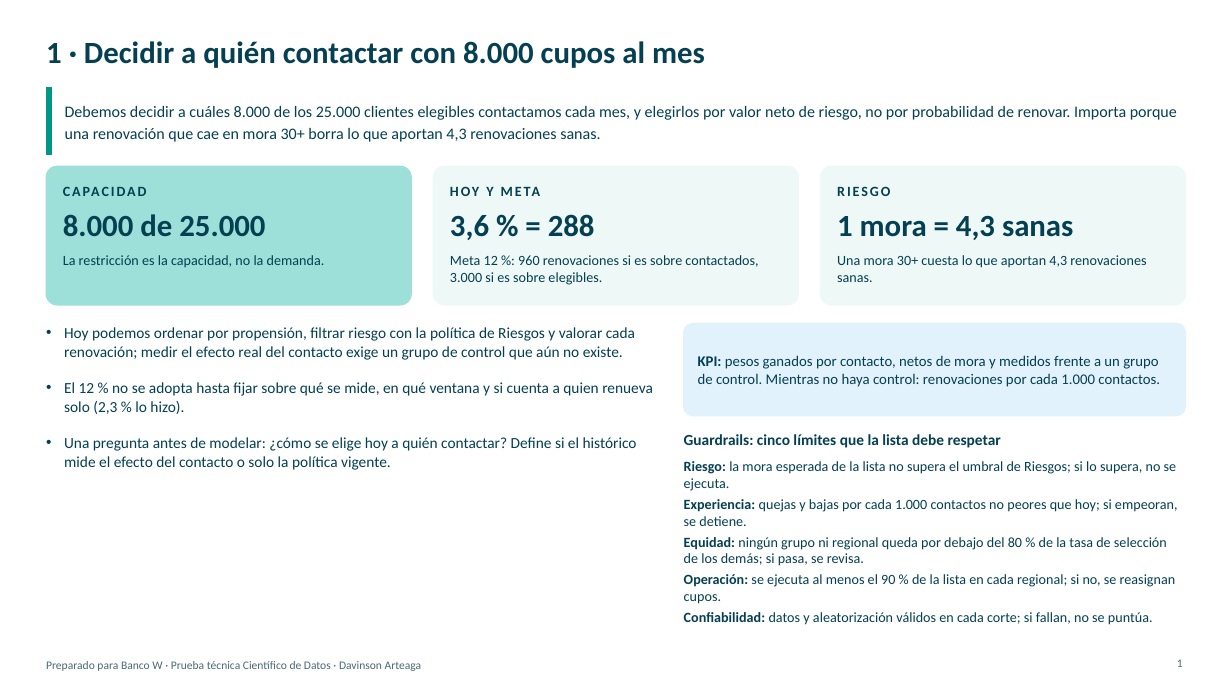
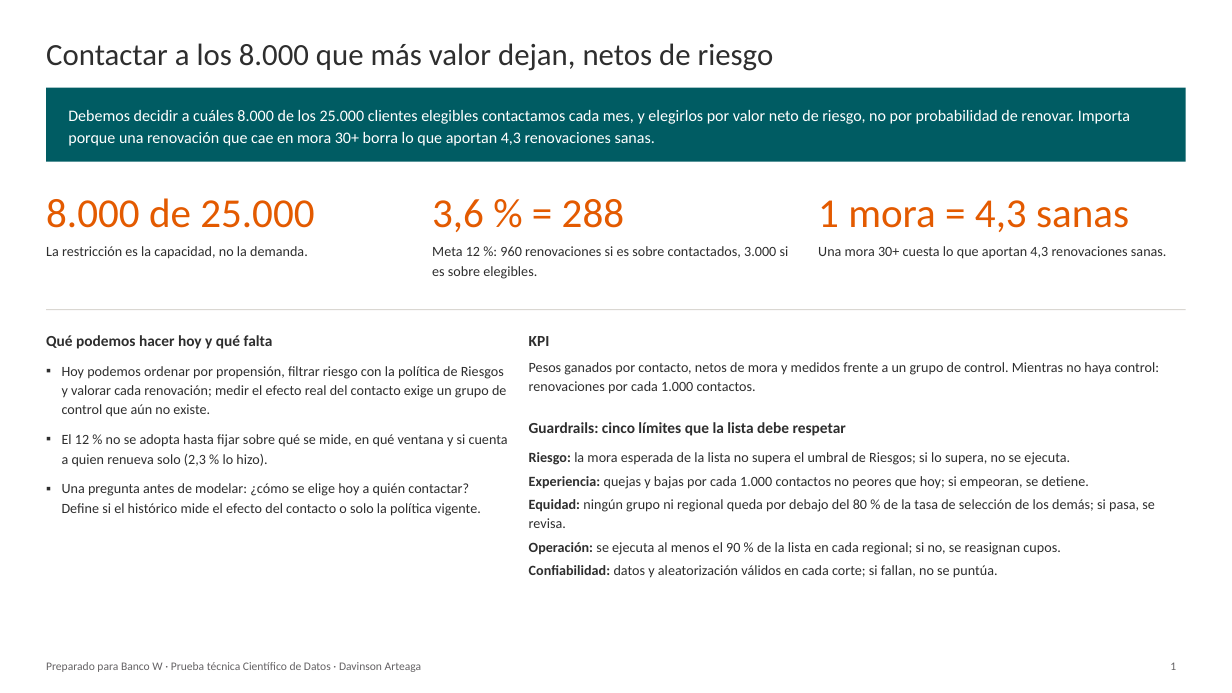
Before and after one commit to DavinsonA/bancow, a slide deck: slide 1 of entregables/BancoW_Priorizacion_Renovaciones_DavinsonArteaga.pptx. Drawn at 1232x693 pixels with LibreOffice and Linux fonts; fonts in the diff are those of the drawing. Boxes give left, top, right and bottom in pixels: in the first picture for what was removed or moved away, otherwise in the second. Text is boxed around its words. In the diff, an @@ line names an element or a change of style, - is before the commit and + after.

```diff
--- a/entregables/BancoW_Priorizacion_Renovaciones_DavinsonArteaga.pptx
+++ b/entregables/BancoW_Priorizacion_Renovaciones_DavinsonArteaga.pptx
@@ title at <box>46,43,774,71</box>: text changed; text colour #043F52 to #2E2E2E; bold off @@
-1 · Decidir a quién contactar con 8.000 cupos al mes
+Contactar a los 8.000 que más valor dejan, netos de riesgo
@@ rectangle removed at <box>46,88,52,154</box> @@
@@ rectangle added at <box>46,88,1186,162</box>, fill #005C63 @@
@@ text "Debemos decidir a cuáles 8.000 ..." at <box>68,110,1130,146</box>: text colour #043F52 to #FFFFFF; line spacing 1.1 to 1.15 @@
@@ rounded rectangle removed at <box>46,166,411,305</box> @@
@@ text removed at <box>63,177,395,205</box> @@
-CAPACIDAD
@@ rounded rectangle removed at <box>433,166,799,305</box> @@
@@ rounded rectangle removed at <box>821,166,1186,305</box> @@
@@ size 24 to 32 pt, text colour #043F52 to #E35A00, bold off; vertical alignment middle to bottom in 3 elements at <box>432,199,624,232</box>, <box>818,200,1129,232</box>, <box>46,198,314,228</box> @@
@@ text "8.000 de 25.000": place and size @@
-text "8.000 de 25.000" at <box>63,214,265,236</box>
+text "8.000 de 25.000" at <box>46,198,314,228</box>
@@ text "3,6 % = 288": place and size @@
-text "3,6 % = 288" at <box>450,214,595,240</box>
+text "3,6 % = 288" at <box>432,199,624,232</box>
@@ text removed at <box>472,187,479,196</box> @@
-HOY Y META
@@ text "1 mora = 4,3 sanas": place and size @@
-text "1 mora = 4,3 sanas" at <box>837,215,1073,240</box>
+text "1 mora = 4,3 sanas" at <box>818,200,1129,232</box>
@@ text removed at <box>837,186,890,196</box> @@
-RIESGO
@@ text colour #043F52 to #2E2E2E; line spacing 1 to 1.15 in 3 elements at <box>432,246,789,279</box>, <box>818,246,1167,259</box>, <box>46,246,308,259</box> @@
@@ text "La restricción es la capacidad, ...": place and size @@
-text "La restricción es la capacidad, ..." at <box>63,255,325,267</box>
+text "La restricción es la capacidad, ..." at <box>46,246,308,259</box>
@@ text "Meta 12 %: 960 renovaciones ...": place and size @@
-text "Meta 12 %: 960 renovaciones ..." at <box>450,255,758,285</box>
+text "Meta 12 %: 960 renovaciones ..." at <box>432,246,789,279</box>
@@ text "Una mora 30+ cuesta lo ...": place and size @@
-text "Una mora 30+ cuesta lo ..." at <box>837,255,1146,282</box>
+text "Una mora 30+ cuesta lo ..." at <box>818,246,1167,259</box>
@@ line added from (46, 310) to (1186, 310), #DAD7D2 0.75 pt @@
@@ rounded rectangle removed at <box>684,323,1186,416</box> @@
@@ text added at <box>46,335,273,349</box>, 12 pt, text #2E2E2E, bold @@
+Qué podemos hacer hoy y qué falta
@@ text "Pesos ganados por contacto, netos ..." at <box>529,362,1160,394</box>: vertical alignment middle to top @@
@@ text added at <box>529,336,550,346</box>, 12 pt, text #2E2E2E, bold @@
+KPI
@@ text "Hoy podemos ordenar por propensión, ...": place and size @@
-text "Hoy podemos ordenar por propensión, ..." at <box>64,327,653,470</box>
+text "Hoy podemos ordenar por propensión, ..." at <box>62,366,508,516</box>
@@ text "Hoy podemos ordenar por propensión, ..." at <box>62,366,508,516</box>: size 12 to 11 pt, text colour #043F52 to #2E2E2E; bullet • to ▪; line spacing 1 to 1.15; less space between paragraphs @@
@@ text at <box>529,362,1160,394</box>: text changed; size 11.5 to 11 pt; text colour #043F52 to #2E2E2E @@
-KPI: pesos ganados por contacto, netos de mora y medidos frente a un grupo de control. Mientras no haya control: renovaciones por cada 1.000 contactos.
+Pesos ganados por contacto, netos de mora y medidos frente a un grupo de control. Mientras no haya control: renovaciones por cada 1.000 contactos.
@@ text "Guardrails: cinco límites que la ...": place and size @@
-text "Guardrails: cinco límites que la ..." at <box>684,434,1001,448</box>
+text "Guardrails: cinco límites que la ..." at <box>529,422,846,436</box>
@@ text "Guardrails: cinco límites que la ..." at <box>529,422,846,436</box>: text colour #043F52 to #2E2E2E; line spacing 1 to 1.15; vertical alignment middle to top @@
@@ text "Riesgo: la mora esperada de ...": place and size @@
-text "Riesgo: la mora esperada de ..." at <box>684,461,1178,625</box>
+text "Riesgo: la mora esperada de ..." at <box>529,452,1155,578</box>
@@ text "Riesgo: la mora esperada de ..." at <box>529,452,1155,578</box>: text colour #043F52 to #2E2E2E; bullet • to ▪; line spacing 1 to 1.15 @@
@@ text "Preparado para Banco W · ..." at <box>46,662,422,672</box>: text colour #4A6A72 to #656365 @@
@@ page number at <box>1170,662,1176,670</box>: text colour #4A6A72 to #656365 @@
```
Also in this commit, not shown: 6 other slides changed, 1 other file.
